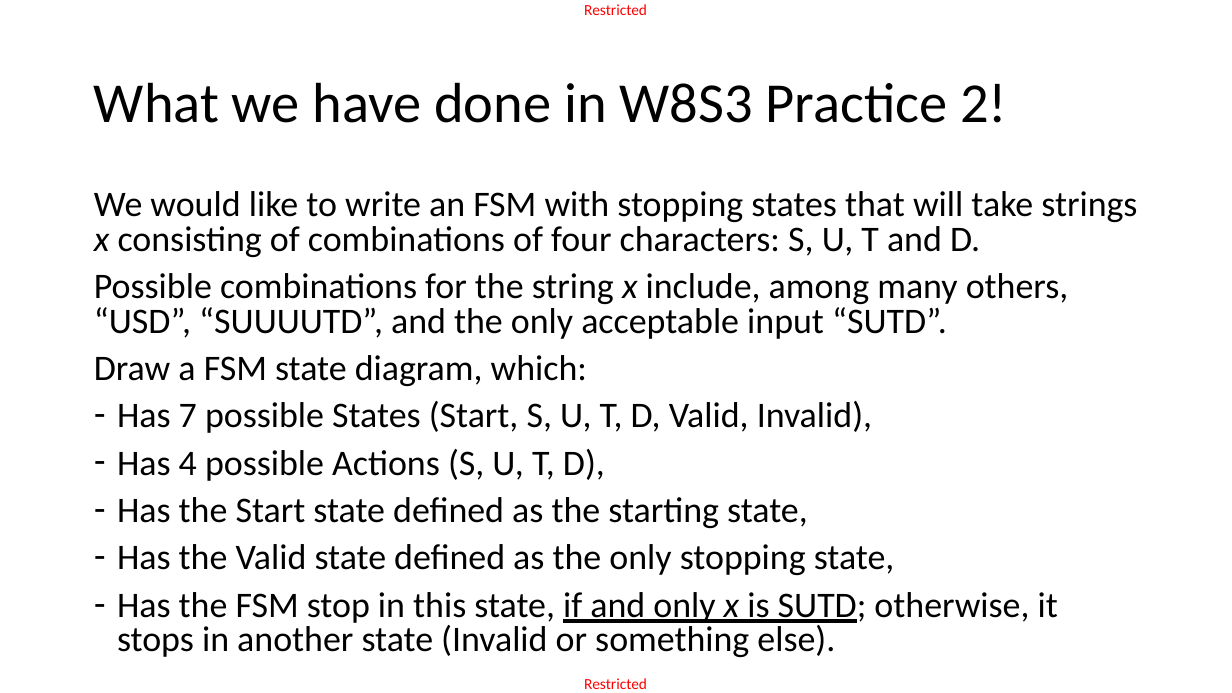
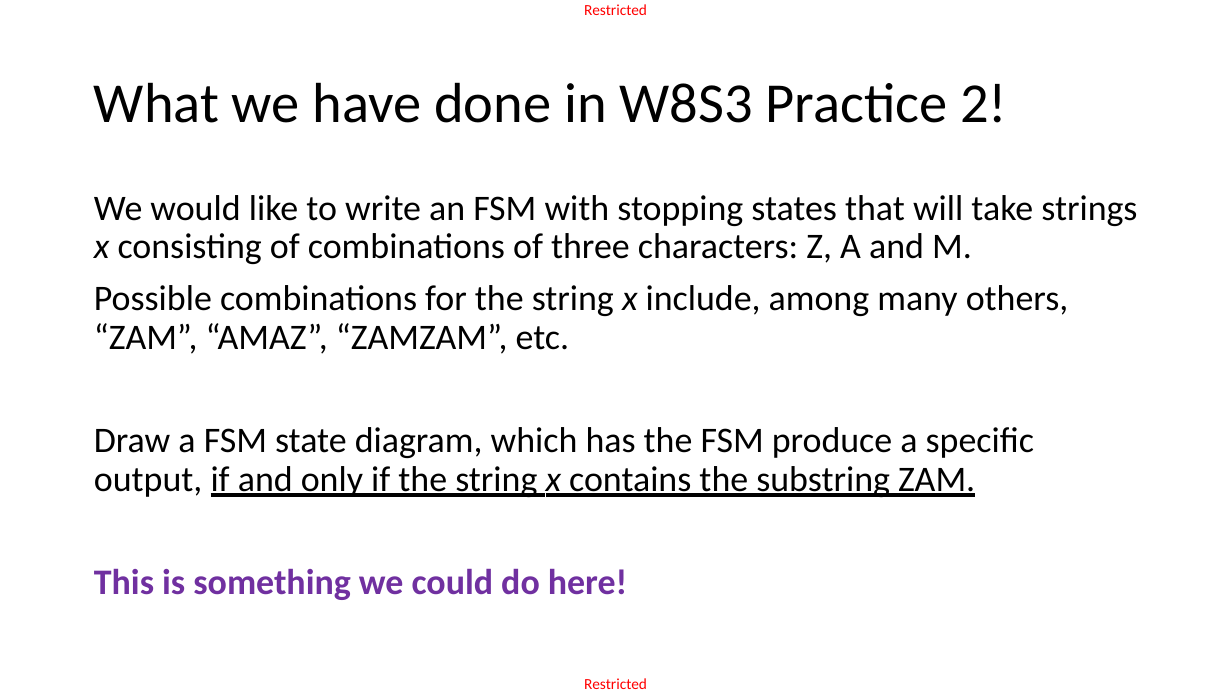
Before and after one commit to matthieudemari/SUTD_PLC_50_051, a slide deck: slide 19 of W9/W9S2/W9S2.pptx. Drawn at 1232x693 pixels with LibreOffice and Linux fonts; fonts in the diff are those of the drawing. Boxes give left, top, right and bottom in pixels: in the first picture for what was removed or moved away, otherwise in the second. Text is boxed around its words. In the diff, an @@ line names an element or a change of style, - is before the commit and + after.

```diff
--- a/W9/W9S2/W9S2.pptx
+++ b/W9/W9S2/W9S2.pptx
@@ text at (94, 195, 1137, 600): text changed @@
-We would like to write an FSM with stopping states that will take strings x consisting of combinations of four characters: S, U, T and D.
-Possible combinations for the string x include, among many others, “USD”, “SUUUUTD”, and the only acceptable input “SUTD”.
-Draw a FSM state diagram, which:
-– Has 7 possible States (Start, S, U, T, D, Valid, Invalid),
-– Has 4 possible Actions (S, U, T, D),
-– Has the Start state defined as the starting state,
-– Has the Valid state defined as the only stopping state,
-– Has the FSM stop in this state, if and only x is SUTD; otherwise, it stops in another state (Invalid or something else).
+We would like to write an FSM with stopping states that will take strings x consisting of combinations of three characters: Z, A and M.
+Possible combinations for the string x include, among many others, “ZAM”, “AMAZ”, “ZAMZAM”, etc.
+Draw a FSM state diagram, which has the FSM produce a specific output, if and only if the string x contains the substring ZAM.
+This is something we could do here!
```
Also in this commit, not shown: 22 other slides changed, 27 slides added, 6 slides removed, 19 other files.
